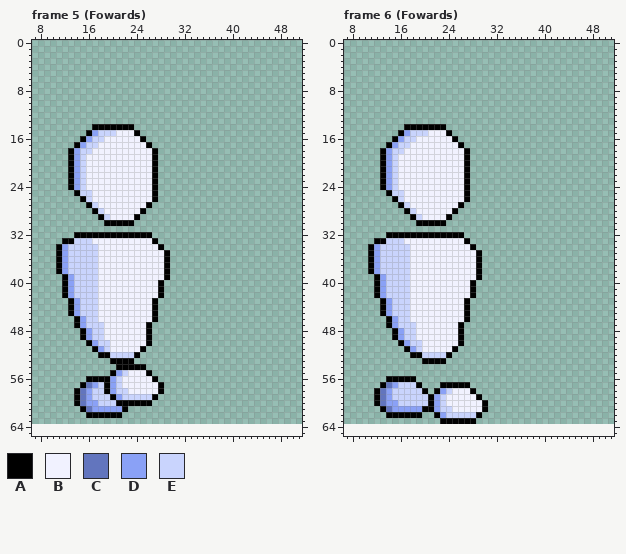
Two versions of one pixel-art file, Sprites and animations/Pistol Animation.aseprite. The picture above was drawn from the file before the commit.
80x64 pixels, 157 frames. Colours within 5 levels of each other are drawn and written as one. Shown: frame 5 (Fowards): x 7..51, y 0..65; frame 6 (Fowards): x 7..51, y 0..65. The old version is drawn lined up with the new one, on the new canvas. The commit also changed other frames, which this record leaves out.
Visible layers, top first: "Gun And Hands/LeftHand", "Gun And Hands/RightHand", "Gun And Hands/Gun/Grip", "Gun And Hands/Gun/Fire", "Gun And Hands/Gun/Gun", "Gun And Hands/Gun/Mag", "Body/RightFoot", "Body/Head", "Body/Body", "Body/LeftFoot".
Palette (. is transparent): A #000000  B #f1f2ff  C #6275be  D #8aa1f6  E #c9d4fd
Pixels before, frame 5 (Fowards) (only the part around the change), first column x 7:
 0 .....................................
 1 .....................................
 2 .....................................
 3 .....................................
 4 .....................................
 5 .....................................
 6 .....................................
 7 .....................................
 8 .....................................
 9 .....................................
10 .....................................
11 .....................................
12 .....................................
13 .....................................
14 ..........AAAAAAA....................
15 .........ADEEEBBBA...................
16 ........ADEEBBBBBBA..................
17 .......ADEEBBBBBBBBA.................
18 ......ADEEBBBBBBBBBBA................
19 ......ADEBBBBBBBBBBBA................
20 ......ADEBBBBBBBBBBBA................
21 ......ADEBBBBBBBBBBBA................
22 ......ADEBBBBBBBBBBBA................
23 ......ADEBBBBBBBBBBBA................
24 ......ADEBBBBBBBBBBBA................
25 .......AEEBBBBBBBBBBA................
26 ........AEBBBBBBBBBBA................
27 .........AEBBBBBBBBA.................
28 ..........AEBBBBBBA..................
29 ...........AEBBBBA...................
30 ............AAAAA....................
31 .....................................
32 .......AAAAAAAAAAAAA.................
33 .....AAEEEBBBBBBBBBBA................
34 ....ADEEEEEBBBBBBBBBBA...............
35 ....ADEEEEEBBBBBBBBBBBA..............
36 ....ADEEEEEBBBBBBBBBBBA..............
37 ....ADEEEEEBBBBBBBBBBBA..............
38 ....ADEEEEEBBBBBBBBBBBA..............
39 .....ADEEEEBBBBBBBBBBBA..............
40 .....ADEEEEBBBBBBBBBBA...............
41 .....ADEEEEBBBBBBBBBBA...............
42 .....ADEEEEBBBBBBBBBBA...............
43 ......ADEEEBBBBBBBBBA................
44 ......ADEEEBBBBBBBBBA................
45 ......ADEEEBBBBBBBBBA................
46 .......ADEEBBBBBBBBBA................
47 .......ADEEEBBBBBBBA.................
48 ........ADEEBBBBBBBA.................
49 ........ADEEBBBBBBBA.................
50 .........ADEEBBBBBBA.................
51 ..........ADEBBBBBA..................
52 ...........AAEEEEA...................
53 .............AAAA....................
54 ..............AAAAA..................
55 .............ADEBBBA.................
56 .........AAAADEBBBBBA................
57 ........ACDEADEBBBBBBA...............
58 .......ACDEEADEEBBBBBA...............
59 .......ACDEEEADEEEEEA................
60 .......ACDDEEEAAAAAA.................
61 ........ACDDDDDA.....................
62 .........AAAAAA......................
63 .....................................
64 .....................................
65 .....................................
Pixels before, frame 6 (Fowards) (only the part around the change), first column x 7:
 0 ..............................
 1 ..............................
 2 ..............................
 3 ..............................
 4 ..............................
 5 ..............................
 6 ..............................
 7 ..............................
 8 ..............................
 9 ..............................
10 ..............................
11 ..............................
12 ..............................
13 ..............................
14 ..........AAAAAAA.............
15 .........ADEEEBBBA............
16 ........ADEEBBBBBBA...........
17 .......ADEEBBBBBBBBA..........
18 ......ADEEBBBBBBBBBBA.........
19 ......ADEBBBBBBBBBBBA.........
20 ......ADEBBBBBBBBBBBA.........
21 ......ADEBBBBBBBBBBBA.........
22 ......ADEBBBBBBBBBBBA.........
23 ......ADEBBBBBBBBBBBA.........
24 ......ADEBBBBBBBBBBBA.........
25 .......AEEBBBBBBBBBBA.........
26 ........AEBBBBBBBBBBA.........
27 .........AEBBBBBBBBA..........
28 ..........AEBBBBBBA...........
29 ...........AEBBBBA............
30 ............AAAAA.............
31 ..............................
32 .......AAAAAAAAAAAAA..........
33 .....AAEEEBBBBBBBBBBA.........
34 ....ADEEEEEBBBBBBBBBBA........
35 ....ADEEEEEBBBBBBBBBBBA.......
36 ....ADEEEEEBBBBBBBBBBBA.......
37 ....ADEEEEEBBBBBBBBBBBA.......
38 ....ADEEEEEBBBBBBBBBBBA.......
39 .....ADEEEEBBBBBBBBBBBA.......
40 .....ADEEEEBBBBBBBBBBA........
41 .....ADEEEEBBBBBBBBBBA........
42 .....ADEEEEBBBBBBBBBBA........
43 ......ADEEEBBBBBBBBBA.........
44 ......ADEEEBBBBBBBBBA.........
45 ......ADEEEBBBBBBBBBA.........
46 .......ADEEBBBBBBBBBA.........
47 .......ADEEEBBBBBBBA..........
48 ........ADEEBBBBBBBA..........
49 ........ADEEBBBBBBBA..........
50 .........ADEEBBBBBBA..........
51 ..........ADEBBBBBA...........
52 ...........AAEEEEA............
53 .............AAAA.............
54 ..............................
55 ..............................
56 .......AAAAA..................
57 ......ACDEEEA...AAAAA.........
58 .....ACDEEEEEA.ADEBBBA........
59 .....ACDEEEEEEADEBBBBBA.......
60 .....ACDDEEEEEADEBBBBBBA......
61 ......ACDDDDDAADEEBBBBBA......
62 .......AAAAAA..ADEEEEEA.......
63 ................AAAAAA........
64 ..............................
65 ..............................
After:
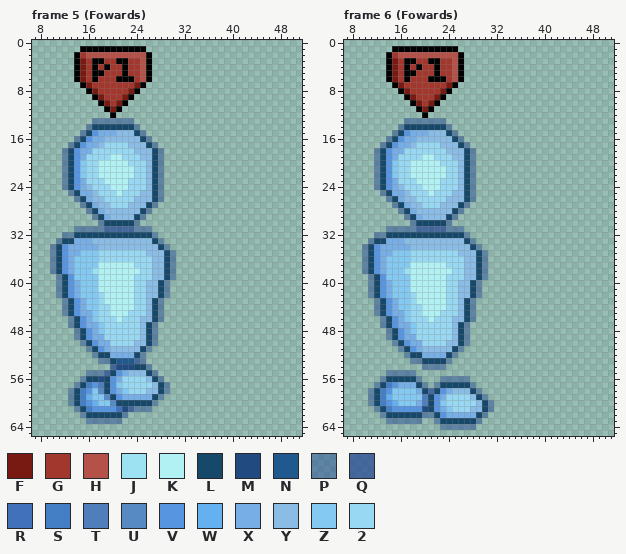
Colours new in this view: F #791a12  G #a2372d  H #b45249  J #9de2f2  K #b1f0f3  L #16486a  M #214b80  N #1f598e  P #2b4e9582  Q #2b4e95c2  R #4171ba  S #447fc6  T #507dbc  U #578ac3  V #5895e1  W #65b0ef  X #76aee5  Y #8abce6  Z #84c9f2  2 #98d8f3
From old to new:
canvas 80x64 -> 80x70
Changed rows in their new state; - is an unchanged pixel.
Frame 5 (Fowards):
first column x 10:
 1 -----AAAAAAAAAAA-----
 2 ----AGHHHHHHHHHHA----
 3 ----AFGAAGGAAGGHA----
 4 ----AFGAGAGGAGGHA----
 5 ----AFGAAGGGAGGHA----
 6 ----AFGAGGGAAAGHA----
 7 -----AFGGGGGGGFA-----
 8 ------AFGGGGGFA------
 9 -------AFGGGFA-------
10 --------AFGFA--------
11 ---------AFA---------
12 ----------A----------
13 -------PPPPPPP-------
14 ------PLLLLLLLP------
15 -----PLVXXXYYYLP-----
16 ----PLVXXYYYYYYLP----
17 ---PLVXXY2222YYYLP---
18 --PLVXX2222222YYYLP--
19 --PLVX2222KK222YYLP--
20 --PLVZ22KKKKK222YLP--
21 --PLVZ22KKKKKK22YLP--
22 --PLVZ22KKKKKK22YLP--
23 --PLVX222KKKK222YLP--
24 --PLVXY222KKK222YLP--
25 ---PLXXY222K222YYLP--
26 ----PLXYY22222YYYLP--
27 -----PLXYY222YYYLP---
28 ------PLXYYYYYYLP----
29 -------PLXYYYYLP-----
30 --------PLLLLLP------
31 ----PPPPPQQQQQPPP----
32 --PPLLLLLLLLLLLLLP---
33 -PLLXXXYYYYYYYYYYLP--
34 PLVXXXXXYYYYYYYYYYLP-
35 PLVXXZZZ22222222YYYLP
36 PLVXZZZZ222222222YYLP
37 PLVXZZZZKKKKKK222YYLP
38 PLVXZZZJKKKKKKK22YYLP
39 -PLVZZZZKKKKKK222YYLP
40 -PLVXZZZKKKKKK22YYLP-
41 -PLVXZZZKKKKKK22YYLP-
42 -PLVXZZZ2KKKKK22YYLP-
43 --PLVXZZ2KKKKK22YLP--
44 --PLVXZZ22KKKK22YLP--
45 --PLVXXZ22KKK222YLP--
46 ---PLVXZ222K222YYLP--
47 ---PLVXXZ222222YLP---
48 ----PLVXZ222222YLP---
49 ----PLVXX222222YLP---
50 -----PLVXX2222YYLP---
51 ------PLVXYYYYYLP----
52 -------PLLXXXXLP-----
53 --------PPLNNNQP-----
54 ----------QMMMLLP----
55 ------PPPQLVXYYYLP---
56 -----PLLMLVX2222YLP--
57 ----PLSVTLVZ22222YLP-
58 ---PLSVZULVXZ222YYLP-
59 ---PLSWZZULVXXXXXLP--
60 ---PLSVWZZULLLLLLP---
61 ----PLSVVVVRMQPPP----
62 -----PLLLLLLP--------
63 ------PPPPPP---------
Frame 6 (Fowards):
first column x 10:
 1 -----AAAAAAAAAAA------
 2 ----AGHHHHHHHHHHA-----
 3 ----AFGAAGGAAGGHA-----
 4 ----AFGAGAGGAGGHA-----
 5 ----AFGAAGGGAGGHA-----
 6 ----AFGAGGGAAAGHA-----
 7 -----AFGGGGGGGFA------
 8 ------AFGGGGGFA-------
 9 -------AFGGGFA--------
10 --------AFGFA---------
11 ---------AFA----------
12 ----------A-----------
13 -------PPPPPPP--------
14 ------PLLLLLLLP-------
15 -----PLVXXXYYYLP------
16 ----PLVXXYYYYYYLP-----
17 ---PLVXXY2222YYYLP----
18 --PLVXX2222222YYYLP---
19 --PLVX2222KK222YYLP---
20 --PLVZ22KKKKK222YLP---
21 --PLVZ22KKKKKK22YLP---
22 --PLVZ22KKKKKK22YLP---
23 --PLVX222KKKK222YLP---
24 --PLVXY222KKK222YLP---
25 ---PLXXY222K222YYLP---
26 ----PLXYY22222YYYLP---
27 -----PLXYY222YYYLP----
28 ------PLXYYYYYYLP-----
29 -------PLXYYYYLP------
30 --------PLLLLLP-------
31 ----PPPPPQQQQQPPP-----
32 --PPLLLLLLLLLLLLLP----
33 -PLLXXXYYYYYYYYYYLP---
34 PLVXXXXXYYYYYYYYYYLP--
35 PLVXXZZZ22222222YYYLP-
36 PLVXZZZZ222222222YYLP-
37 PLVXZZZZKKKKKK222YYLP-
38 PLVXZZZJKKKKKKK22YYLP-
39 -PLVZZZZKKKKKK222YYLP-
40 -PLVXZZZKKKKKK22YYLP--
41 -PLVXZZZKKKKKK22YYLP--
42 -PLVXZZZ2KKKKK22YYLP--
43 --PLVXZZ2KKKKK22YLP---
44 --PLVXZZ22KKKK22YLP---
45 --PLVXXZ22KKK222YLP---
46 ---PLVXZ222K222YYLP---
47 ---PLVXXZ222222YLP----
48 ----PLVXZ222222YLP----
49 ----PLVXX222222YLP----
50 -----PLVXX2222YYLP----
51 ------PLVXYYYYYLP-----
52 -------PLLXXXXLP------
53 --------PPLLLLP-------
54 ----------PPPP--------
55 ----PPPPP-------------
56 ---PLLLLLP---PPPPP----
57 --PLSVXXXLP-PLLLLLP---
58 -PLSVZZZZXLQLVXYYYLP--
59 -PLSWZZZZZTLVX2222YLP-
60 -PLSVWZZZXTLVZ22222YLP
61 --PLSVVVVVMLVXZ222YYLP
62 ---PLLLLLLPPLVXXXXXLP-
63 ----PPPPPP--PLLLLLLP--
64 -------------PPPPPP---
Where, in picture pixels (left, top, right, bottom), the same in both pictures:
changed: (50, 46, 176, 424)
changed: (362, 46, 494, 430)
